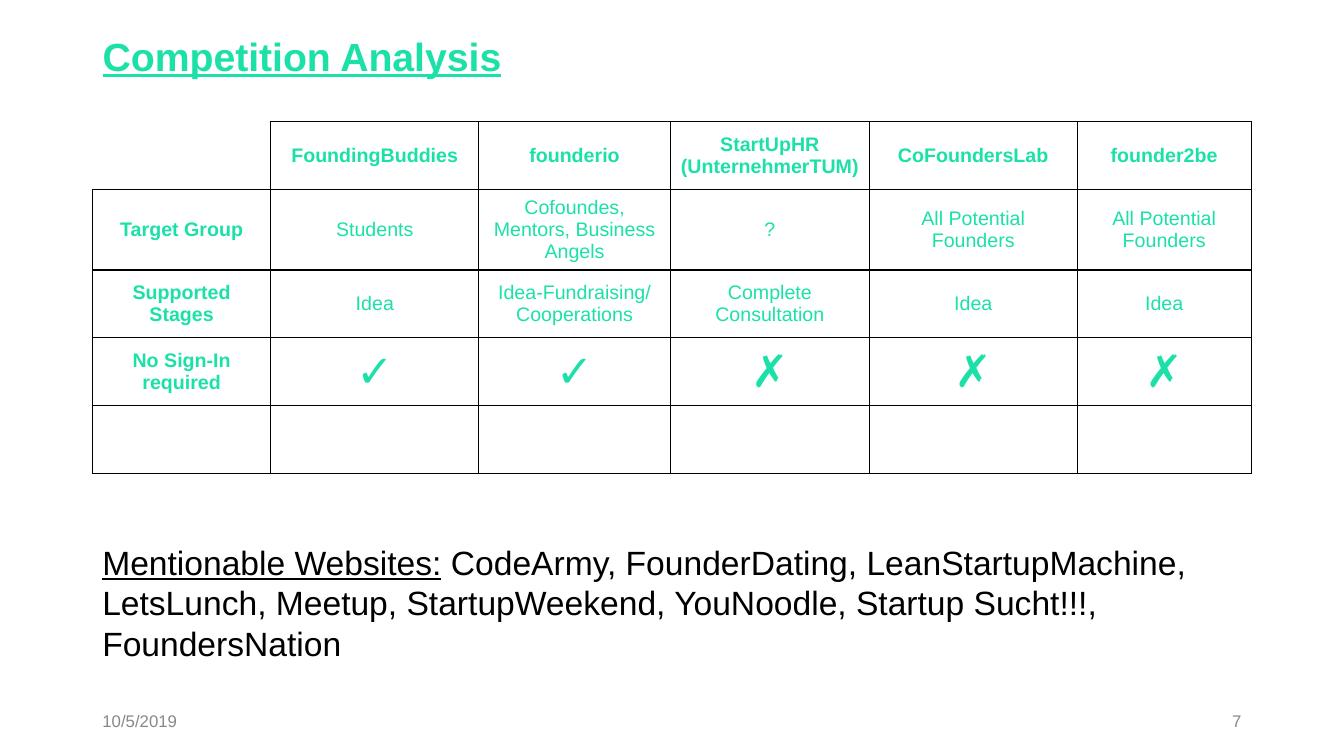
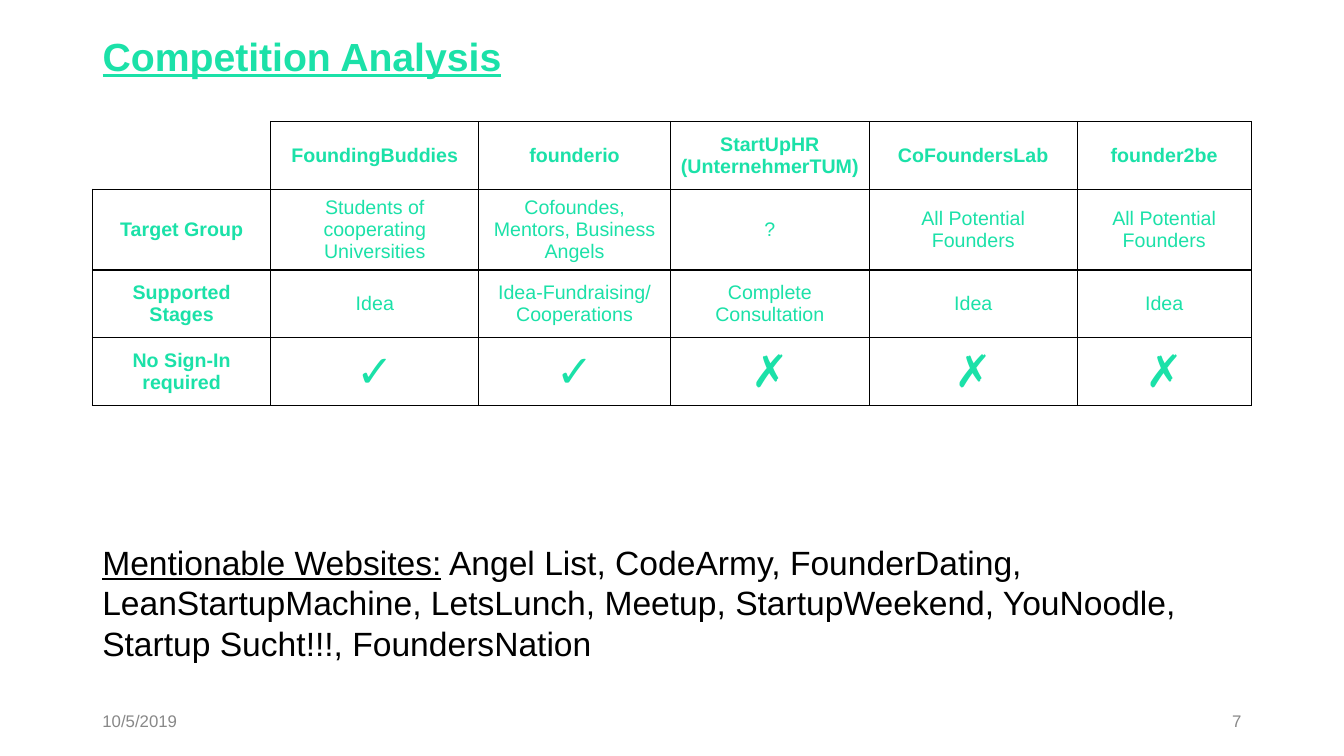
Before and after one commit to TonyChopper9/FoundingBuddies, a slide deck: slide 7 of Documents/FoundingBuddies_Pitch.pptx. Drawn at 1344x756 pixels with LibreOffice and Linux fonts; fonts in the diff are those of the drawing. Boxes give left, top, right and bottom in pixels: in the first picture for what was removed or moved away, otherwise in the second. Text is boxed around its words. In the diff, an @@ line names an element or a change of style, - is before the commit and + after.

```diff
--- a/Documents/FoundingBuddies_Pitch.pptx
+++ b/Documents/FoundingBuddies_Pitch.pptx
@@ table at bbox=[93, 122, 1252, 418] @@
-row 2, column 2: Students
+row 2, column 2: Students of cooperating Universities
-row 5:  |  |  |  |  | 
@@ text at bbox=[102, 550, 1175, 663]: text changed @@
-Mentionable Websites: CodeArmy, FounderDating, LeanStartupMachine, LetsLunch, Meetup, StartupWeekend, YouNoodle, Startup Sucht!!!, FoundersNation
+Mentionable Websites: Angel List, CodeArmy, FounderDating, LeanStartupMachine, LetsLunch, Meetup, StartupWeekend, YouNoodle, Startup Sucht!!!, FoundersNation
```
Also in this commit, not shown: 3 other slides changed, 1 other file.
